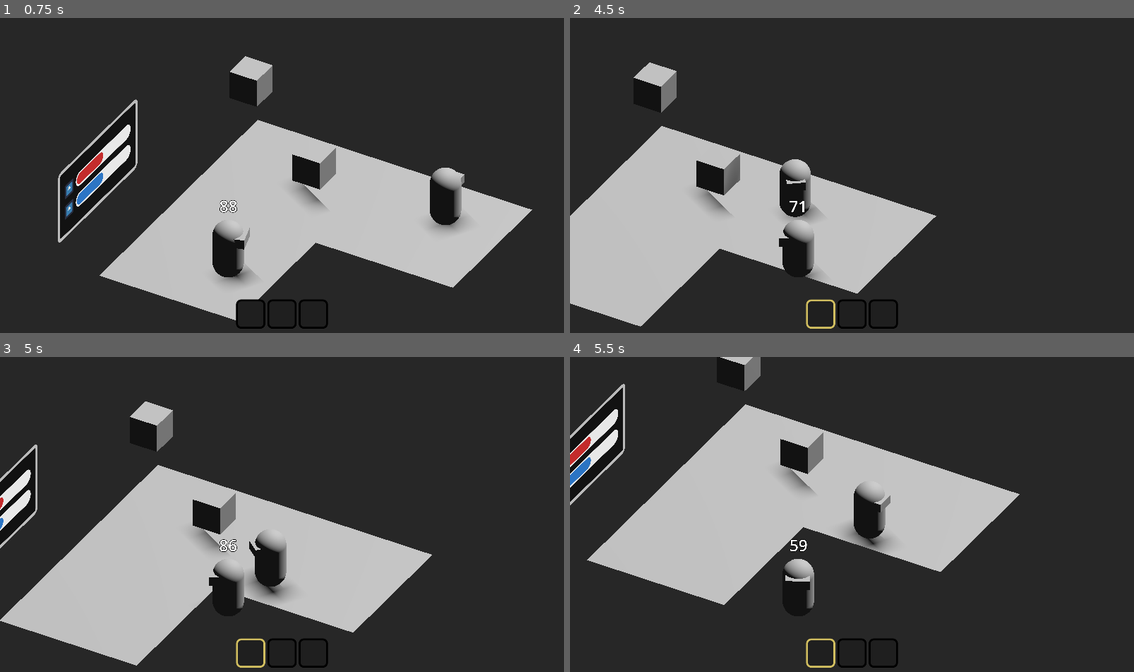
Above: before the commit, frames 1-4 (two rows, left to right).
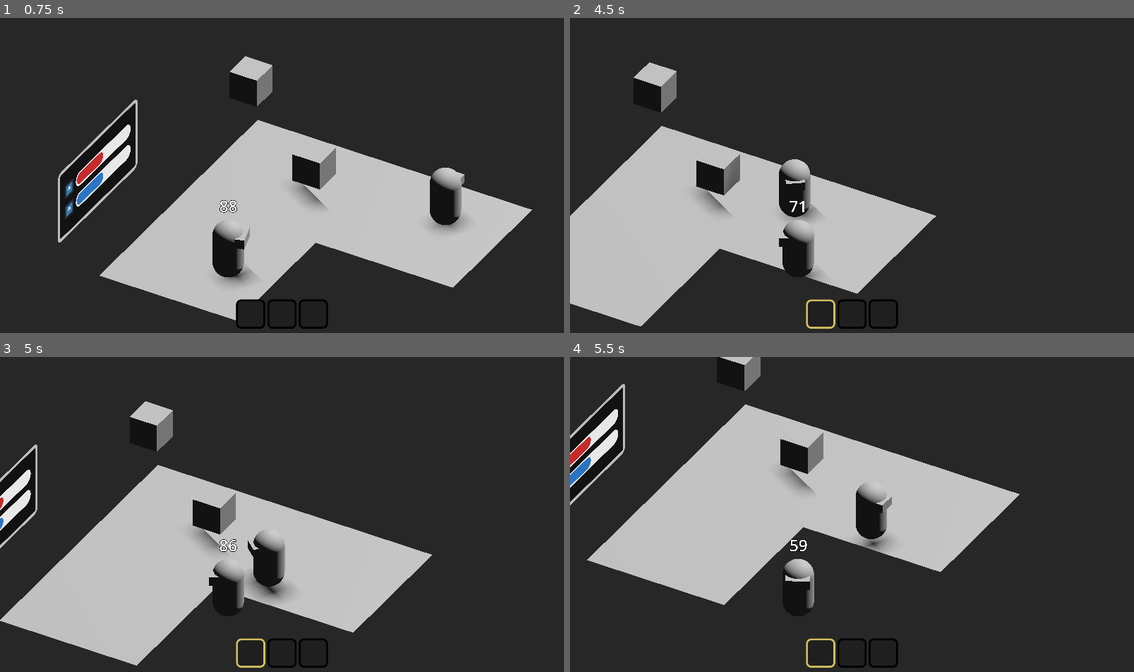
Above: after the commit, the same moments.

Repository: Scrawach/ld57
Game: Godot game, scene res://game.tscn
Two runs of this game, one before a commit and one after it. Both use one fixed random seed, a clock stepped at 60 frames per second and the inputs below. The engine's default icon, where the game draws it, is replaced by a stand-in: a white triangle on a blue panel in a dark square.
Inputs:
- Up to frame 1 (0.75 s): tap Enter at 0.5 s; hold D (move_right) from 0.53 s (still down); hold Shift (dash) from 0.53 s (still down)
- Up to frame 2 (4.5 s): release D (move_right) at 1.28 s; release Shift (dash) at 1.28 s; hold S (move_back) 1.28-2.03 s; tap one key every 0.75 s from 1.35 s: E (interact) 1 Shift (dash) E (interact) 1; hold D (move_right) 2.03-2.78 s; hold W (move_forward) 2.78-3.53 s; hold A (move_left) from 3.53 s (still down)
- Up to frame 3 (5 s): keep holding A (move_left)
- Up to frame 4 (5.5 s): release A (move_left) at 5.03 s; hold S (move_back) from 5.03 s (still down); hold Shift (dash) from 5.03 s (still down)

Frame 1 is identical in both runs. In frame 2, less than 0.1% of the frame differs, in the area x 37-45%, y 44-64%; in frame 3, 0.2%; in frame 4, 0.3%, in the area x 48-58%, y 39-60%.

Commit message:
feature: implement level stages

Diff:
--- a/src/environment/following_camera.gd
+++ b/src/environment/following_camera.gd
@@ -8,10 +8,10 @@
 
 func _ready() -> void:
 	if get_offset_on_ready:
-		offset = position - target.position
+		offset = global_position - target.global_position
 
 func _process(delta: float) -> void:
 	if target == null:
 		return
 
-	position = target.position + offset
+	position = target.global_position + offset
--- /dev/null
+++ b/src/environment/level.gd
@@ -0,0 +1,7 @@
+class_name Level
+extends Node3D
+
+@onready var lift_position := %"Lift Position" as Marker3D
+
+func get_lift_position() -> Vector3:
+	return global_position + lift_position.position
--- /dev/null
+++ b/src/environment/world.gd
@@ -0,0 +1,42 @@
+class_name World
+extends Node3D
+
+@onready var levels: Node3D = $Levels
+@onready var living_lift: LivingLift = $"Living Lift"
+@onready var player: Player = $Player
+
+var previous_level: Level
+var current_level: Level
+var current_level_index: int = 0
+
+var moving: Tween
+
+func _ready() -> void:
+	player.get_parent().remove_child(player)
+	living_lift.add_child(player)
+	current_level = levels.get_child(0) as Level
+	living_lift.want_next_level.connect(_on_want_next_level)
+
+func _on_want_next_level() -> void:
+	var next_index: int = current_level_index + 1
+	if next_index >= levels.get_child_count():
+		return
+
+	move_to_level(next_index)
+
+func move_to_level(level_index: int) -> void:
+	previous_level = current_level
+	var target_level: Level = levels.get_child(level_index) as Level
+	current_level = target_level
+	target_level.show()
+
+	moving = create_tween()
+	moving.tween_property(living_lift, "global_position", target_level.get_lift_position(), 5)
+	moving.tween_callback(_attach_player_to_world)
+	current_level_index = level_index
+
+func _attach_player_to_world() -> void:
+	previous_level.hide()
+	#player.get_parent().remove_child(player)
+	#add_child(player)
+	#player.position += current_level.get_lift_position()
--- a/src/game.tscn
+++ b/src/game.tscn
@@ -1,10 +1,12 @@
-[gd_scene load_steps=11 format=3 uid="uid://b6rl31un1lcjf"]
-
+[gd_scene load_steps=13 format=3 uid="uid://b6rl31un1lcjf"]
+
+[ext_resource type="Script" path="res://environment/world.gd" id="1_3ko1t"]
 [ext_resource type="PackedScene" uid="uid://yfjs8g2riw6c" path="res://player/inventory/ui/inventory_control.tscn" id="1_e5p4f"]
 [ext_resource type="PackedScene" uid="uid://6cthiya7h8jg" path="res://living_lift/living_lift.tscn" id="1_u2u37"]
 [ext_resource type="PackedScene" uid="uid://cu1sy3dij4mv2" path="res://monsters/monster.tscn" id="2_74s4o"]
 [ext_resource type="PackedScene" uid="uid://dlo08xmlhe8sf" path="res://player/player.tscn" id="2_tmo8h"]
 [ext_resource type="Script" path="res://environment/following_camera.gd" id="2_v2k5q"]
+[ext_resource type="Script" path="res://environment/level.gd" id="3_502l8"]
 [ext_resource type="PackedScene" uid="uid://bfd4d67pvnf0y" path="res://items/pickup_item.tscn" id="4_yibxu"]
 [ext_resource type="Script" path="res://environment/startup_scenario.gd" id="8_5hj0e"]
 
@@ -31,45 +33,166 @@
 environment = SubResource("Environment_cpbav")
 
 [node name="World3D" type="Node3D" parent="."]
+script = ExtResource("1_3ko1t")
 
 [node name="Living Lift" parent="World3D" instance=ExtResource("1_u2u37")]
 
-[node name="Level" type="Node3D" parent="World3D"]
-
-[node name="NavigationRegion3D" type="NavigationRegion3D" parent="World3D/Level"]
-navigation_mesh = SubResource("NavigationMesh_kve1j")
-
-[node name="MeshInstance3D" type="MeshInstance3D" parent="World3D/Level/NavigationRegion3D"]
-transform = Transform3D(5, 0, 0, 0, -2.18557e-07, 1, 0, -5, -4.37114e-08, 0, 0, -2)
-mesh = SubResource("QuadMesh_p70e8")
-
-[node name="MeshInstance3D2" type="MeshInstance3D" parent="World3D/Level/NavigationRegion3D"]
-transform = Transform3D(5, 0, 0, 0, -2.18557e-07, 1, 0, -5, -4.37114e-08, 5, 0, -2)
-mesh = SubResource("QuadMesh_p70e8")
-
-[node name="Monster" parent="World3D/Level" node_paths=PackedStringArray("waypoints") instance=ExtResource("2_74s4o")]
-transform = Transform3D(1, 0, 0, 0, 1, 0, 0, 0, 1, 5.48476, 0, -2.52374)
-waypoints = [NodePath("../Way Points/Marker3D"), NodePath("../Way Points/Marker3D2")]
-
-[node name="Way Points" type="Node3D" parent="World3D/Level"]
-
-[node name="Marker3D" type="Marker3D" parent="World3D/Level/Way Points"]
-transform = Transform3D(1, 0, 0, 0, 1, 0, 0, 0, 1, 6.63781, -0.985506, -0.701387)
-gizmo_extents = 1.0
-
-[node name="Marker3D2" type="Marker3D" parent="World3D/Level/Way Points"]
-transform = Transform3D(1, 0, 0, 0, 1, 0, 0, 0, 1, 1, -1, -4)
-gizmo_extents = 3.35
+[node name="Levels" type="Node3D" parent="World3D"]
+
+[node name="Level" type="Node3D" parent="World3D/Levels"]
+script = ExtResource("3_502l8")
+
+[node name="NavigationRegion3D" type="NavigationRegion3D" parent="World3D/Levels/Level"]
+navigation_mesh = SubResource("NavigationMesh_kve1j")
+
+[node name="MeshInstance3D" type="MeshInstance3D" parent="World3D/Levels/Level/NavigationRegion3D"]
+transform = Transform3D(5, 0, 0, 0, -2.18557e-07, 1, 0, -5, -4.37114e-08, 0, 0, -2)
+mesh = SubResource("QuadMesh_p70e8")
+
+[node name="MeshInstance3D2" type="MeshInstance3D" parent="World3D/Levels/Level/NavigationRegion3D"]
+transform = Transform3D(5, 0, 0, 0, -2.18557e-07, 1, 0, -5, -4.37114e-08, 5, 0, -2)
+mesh = SubResource("QuadMesh_p70e8")
+
+[node name="Monster" parent="World3D/Levels/Level" node_paths=PackedStringArray("waypoints") instance=ExtResource("2_74s4o")]
+transform = Transform3D(1, 0, 0, 0, 1, 0, 0, 0, 1, 5.48476, 0, -2.52374)
+waypoints = [NodePath("../Way Points/Marker3D"), NodePath("../Way Points/Marker3D2")]
+
+[node name="Way Points" type="Node3D" parent="World3D/Levels/Level"]
+
+[node name="Marker3D" type="Marker3D" parent="World3D/Levels/Level/Way Points"]
+transform = Transform3D(1, 0, 0, 0, 1, 0, 0, 0, 1, 6.63781, -0.985506, -0.701387)
+gizmo_extents = 1.0
+
+[node name="Marker3D2" type="Marker3D" parent="World3D/Levels/Level/Way Points"]
+transform = Transform3D(1, 0, 0, 0, 1, 0, 0, 0, 1, 1, -1, -4)
+gizmo_extents = 3.35
+
+[node name="Pickup Item2" parent="World3D/Levels/Level" instance=ExtResource("4_yibxu")]
+transform = Transform3D(1, 0, 0, 0, 1, 0, 0, 0, 1, -3.02079, 1, -4.98425)
+
+[node name="Pickup Item" parent="World3D/Levels/Level" instance=ExtResource("4_yibxu")]
+transform = Transform3D(1, 0, 0, 0, 1, 0, 0, 0, 1, 1, 1, -2)
+
+[node name="Lift Position" type="Marker3D" parent="World3D/Levels/Level"]
+unique_name_in_owner = true
+
+[node name="Level2" type="Node3D" parent="World3D/Levels"]
+transform = Transform3D(1, 0, 0, 0, 1, 0, 0, 0, 1, 0, -14, 0)
+visible = false
+script = ExtResource("3_502l8")
+
+[node name="NavigationRegion3D" type="NavigationRegion3D" parent="World3D/Levels/Level2"]
+navigation_mesh = SubResource("NavigationMesh_kve1j")
+
+[node name="MeshInstance3D" type="MeshInstance3D" parent="World3D/Levels/Level2/NavigationRegion3D"]
+transform = Transform3D(5, 0, 0, 0, -2.18557e-07, 1, 0, -5, -4.37114e-08, 0, 0, -2)
+mesh = SubResource("QuadMesh_p70e8")
+
+[node name="MeshInstance3D2" type="MeshInstance3D" parent="World3D/Levels/Level2/NavigationRegion3D"]
+transform = Transform3D(5, 0, 0, 0, -2.18557e-07, 1, 0, -5, -4.37114e-08, 5, 0, -2)
+mesh = SubResource("QuadMesh_p70e8")
+
+[node name="Monster" parent="World3D/Levels/Level2" node_paths=PackedStringArray("waypoints") instance=ExtResource("2_74s4o")]
+transform = Transform3D(1, 0, 0, 0, 1, 0, 0, 0, 1, 5.48476, 0, -2.52374)
+waypoints = [NodePath("../Way Points/Marker3D"), NodePath("../Way Points/Marker3D2")]
+
+[node name="Way Points" type="Node3D" parent="World3D/Levels/Level2"]
+
+[node name="Marker3D" type="Marker3D" parent="World3D/Levels/Level2/Way Points"]
+transform = Transform3D(1, 0, 0, 0, 1, 0, 0, 0, 1, 6.63781, -0.985506, -0.701387)
+gizmo_extents = 1.0
+
+[node name="Marker3D2" type="Marker3D" parent="World3D/Levels/Level2/Way Points"]
+transform = Transform3D(1, 0, 0, 0, 1, 0, 0, 0, 1, 1, -1, -4)
+gizmo_extents = 3.35
+
+[node name="Pickup Item2" parent="World3D/Levels/Level2" instance=ExtResource("4_yibxu")]
+transform = Transform3D(1, 0, 0, 0, 1, 0, 0, 0, 1, -3.02079, 1, -4.98425)
+
+[node name="Pickup Item" parent="World3D/Levels/Level2" instance=ExtResource("4_yibxu")]
+transform = Transform3D(1, 0, 0, 0, 1, 0, 0, 0, 1, 1, 1, -2)
+
+[node name="Lift Position" type="Marker3D" parent="World3D/Levels/Level2"]
+
+[node name="Level3" type="Node3D" parent="World3D/Levels"]
+transform = Transform3D(1, 0, 0, 0, 1, 0, 0, 0, 1, 0, -34, 0)
+visible = false
+script = ExtResource("3_502l8")
+
+[node name="NavigationRegion3D" type="NavigationRegion3D" parent="World3D/Levels/Level3"]
+navigation_mesh = SubResource("NavigationMesh_kve1j")
+
+[node name="MeshInstance3D" type="MeshInstance3D" parent="World3D/Levels/Level3/NavigationRegion3D"]
+transform = Transform3D(5, 0, 0, 0, -2.18557e-07, 1, 0, -5, -4.37114e-08, 0, 0, -2)
+mesh = SubResource("QuadMesh_p70e8")
+
+[node name="MeshInstance3D2" type="MeshInstance3D" parent="World3D/Levels/Level3/NavigationRegion3D"]
+transform = Transform3D(5, 0, 0, 0, -2.18557e-07, 1, 0, -5, -4.37114e-08, 5, 0, -2)
+mesh = SubResource("QuadMesh_p70e8")
+
+[node name="Monster" parent="World3D/Levels/Level3" node_paths=PackedStringArray("waypoints") instance=ExtResource("2_74s4o")]
+transform = Transform3D(1, 0, 0, 0, 1, 0, 0, 0, 1, 5.48476, 0, -2.52374)
+waypoints = [NodePath("../Way Points/Marker3D"), NodePath("../Way Points/Marker3D2")]
+
+[node name="Way Points" type="Node3D" parent="World3D/Levels/Level3"]
+
+[node name="Marker3D" type="Marker3D" parent="World3D/Levels/Level3/Way Points"]
+transform = Transform3D(1, 0, 0, 0, 1, 0, 0, 0, 1, 6.63781, -0.985506, -0.701387)
+gizmo_extents = 1.0
+
+[node name="Marker3D2" type="Marker3D" parent="World3D/Levels/Level3/Way Points"]
+transform = Transform3D(1, 0, 0, 0, 1, 0, 0, 0, 1, 1, -1, -4)
+gizmo_extents = 3.35
+
+[node name="Pickup Item2" parent="World3D/Levels/Level3" instance=ExtResource("4_yibxu")]
+transform = Transform3D(1, 0, 0, 0, 1, 0, 0, 0, 1, -3.02079, 1, -4.98425)
+
+[node name="Pickup Item" parent="World3D/Levels/Level3" instance=ExtResource("4_yibxu")]
+transform = Transform3D(1, 0, 0, 0, 1, 0, 0, 0, 1, 1, 1, -2)
+
+[node name="Lift Position" type="Marker3D" parent="World3D/Levels/Level3"]
+
+[node name="Level4" type="Node3D" parent="World3D/Levels"]
+transform = Transform3D(1, 0, 0, 0, 1, 0, 0, 0, 1, 0, -64, 0)
+visible = false
+script = ExtResource("3_502l8")
+
+[node name="NavigationRegion3D" type="NavigationRegion3D" parent="World3D/Levels/Level4"]
+navigation_mesh = SubResource("NavigationMesh_kve1j")
+
+[node name="MeshInstance3D" type="MeshInstance3D" parent="World3D/Levels/Level4/NavigationRegion3D"]
+transform = Transform3D(5, 0, 0, 0, -2.18557e-07, 1, 0, -5, -4.37114e-08, 0, 0, -2)
+mesh = SubResource("QuadMesh_p70e8")
+
+[node name="MeshInstance3D2" type="MeshInstance3D" parent="World3D/Levels/Level4/NavigationRegion3D"]
+transform = Transform3D(5, 0, 0, 0, -2.18557e-07, 1, 0, -5, -4.37114e-08, 5, 0, -2)
+mesh = SubResource("QuadMesh_p70e8")
+
+[node name="Monster" parent="World3D/Levels/Level4" node_paths=PackedStringArray("waypoints") instance=ExtResource("2_74s4o")]
+transform = Transform3D(1, 0, 0, 0, 1, 0, 0, 0, 1, 5.48476, 0, -2.52374)
+waypoints = [NodePath("../Way Points/Marker3D"), NodePath("../Way Points/Marker3D2")]
+
+[node name="Way Points" type="Node3D" parent="World3D/Levels/Level4"]
+
+[node name="Marker3D" type="Marker3D" parent="World3D/Levels/Level4/Way Points"]
+transform = Transform3D(1, 0, 0, 0, 1, 0, 0, 0, 1, 6.63781, -0.985506, -0.701387)
+gizmo_extents = 1.0
+
+[node name="Marker3D2" type="Marker3D" parent="World3D/Levels/Level4/Way Points"]
+transform = Transform3D(1, 0, 0, 0, 1, 0, 0, 0, 1, 1, -1, -4)
+gizmo_extents = 3.35
+
+[node name="Pickup Item2" parent="World3D/Levels/Level4" instance=ExtResource("4_yibxu")]
+transform = Transform3D(1, 0, 0, 0, 1, 0, 0, 0, 1, -3.02079, 1, -4.98425)
+
+[node name="Pickup Item" parent="World3D/Levels/Level4" instance=ExtResource("4_yibxu")]
+transform = Transform3D(1, 0, 0, 0, 1, 0, 0, 0, 1, 1, 1, -2)
+
+[node name="Lift Position" type="Marker3D" parent="World3D/Levels/Level4"]
 
 [node name="Player" parent="World3D" node_paths=PackedStringArray("camera") instance=ExtResource("2_tmo8h")]
 transform = Transform3D(1, 0, 0, 0, 1, 0, 0, 0, 1, 0, 0, 4)
 camera = NodePath("../../Camera3D")
-
-[node name="Pickup Item" parent="World3D" instance=ExtResource("4_yibxu")]
-transform = Transform3D(1, 0, 0, 0, 1, 0, 0, 0, 1, 1, 1, -2)
-
-[node name="Pickup Item2" parent="World3D" instance=ExtResource("4_yibxu")]
-transform = Transform3D(1, 0, 0, 0, 1, 0, 0, 0, 1, -3.02079, 1, -4.98425)
 
 [node name="Camera3D" type="Camera3D" parent="." node_paths=PackedStringArray("target")]
 transform = Transform3D(0.866025, -0.283548, 0.411826, 0, 0.823651, 0.567097, -0.5, -0.49112, 0.713303, 6, 10, 11)
--- a/src/living_lift/living_lift.gd
+++ b/src/living_lift/living_lift.gd
@@ -1,5 +1,7 @@
 class_name LivingLift
 extends Node3D
+
+signal want_next_level()
 
 @export var config: LiftResource
 
@@ -19,3 +21,4 @@
 func _on_eated(item: ItemResource) -> void:
 	hunger.current += item.eat_power
 	health.current -= item.damage_power
+	want_next_level.emit()
